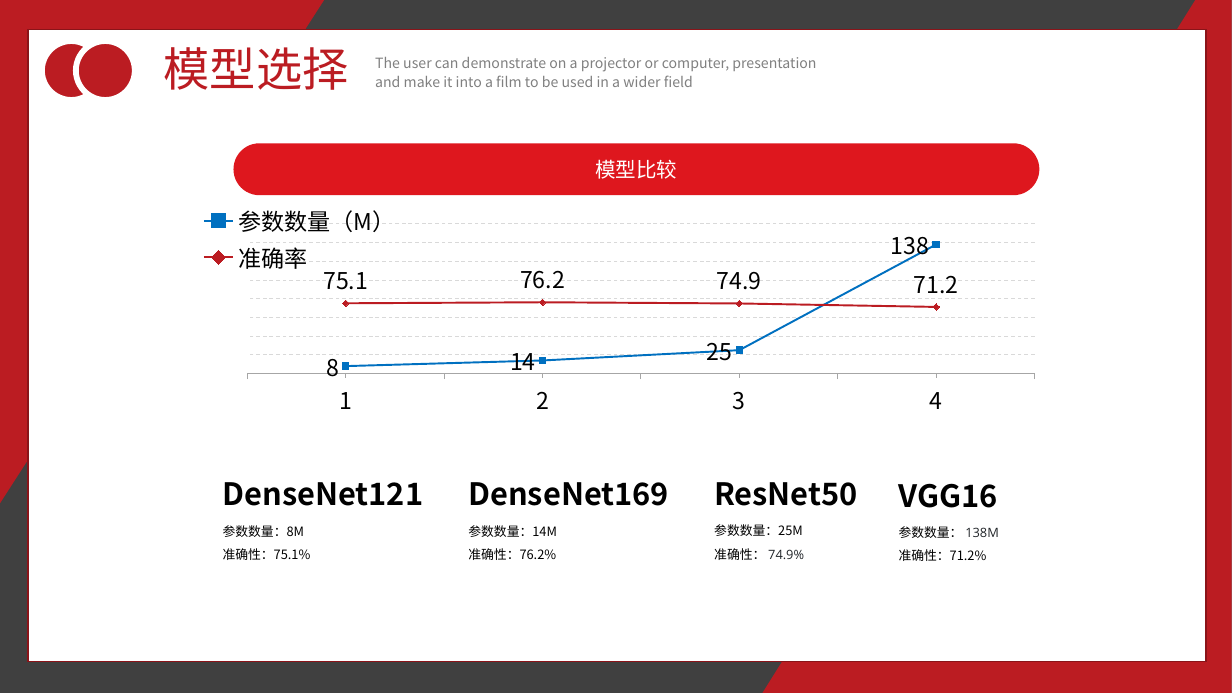
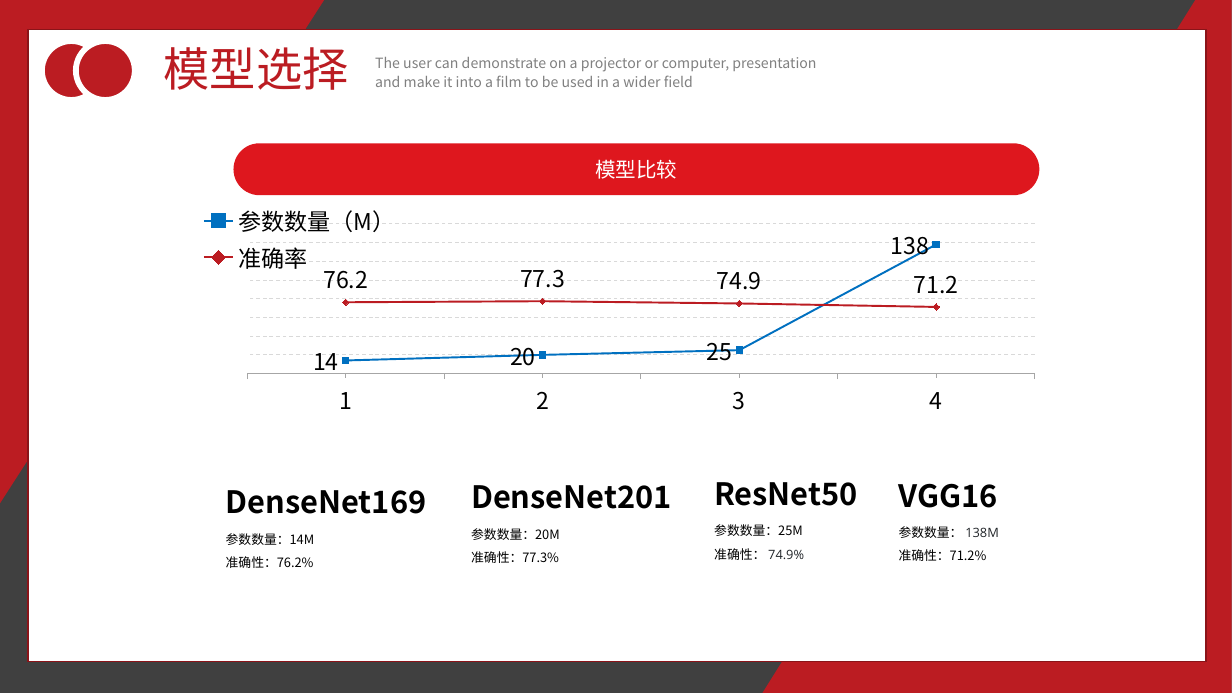
Before and after one commit to iMbaGong/classify_garbage, a slide deck: slide 13 of 解决方案答辩.pptx (slide 12 before the commit). Drawn at 1232x693 pixels with LibreOffice and Linux fonts; fonts in the diff are those of the drawing; background and template pictures are left out. Boxes give left, top, right and bottom in pixels: in the first picture for what was removed or moved away, otherwise in the second. Text is boxed around its words. In the diff, an @@ line names an element or a change of style, - is before the commit and + after.

Commit message:
ppt

```diff
--- a/解决方案答辩.pptx
+++ b/解决方案答辩.pptx
@@ line chart at [197, 149, 1085, 433] @@
@@ 参数数量（M）, 1: 8 to 14 @@
@@ 参数数量（M）, 2: 14 to 20 @@
@@ 准确率, 1: 75.1 to 76.2 @@
@@ 准确率, 2: 76.2 to 77.3 @@
@@ text "DenseNet169": place and size @@
-text "DenseNet169" at [468, 482, 669, 506]
+text "DenseNet169" at [226, 490, 427, 514]
@@ text removed at [222, 482, 423, 506] @@
-DenseNet121
@@ text added at [471, 485, 672, 509], 24 pt, text #000000, bold @@
+DenseNet201
@@ text "参数数量：14M": place and size @@
-text "参数数量：14M" at [468, 525, 557, 560]
+text "参数数量：14M" at [226, 533, 315, 568]
@@ text at [471, 528, 560, 563]: text changed @@
-参数数量：8M
-准确性：75.1%
+参数数量：20M
+准确性：77.3%
```
Also in this commit, not shown: 1 slide added, 1 other file.
